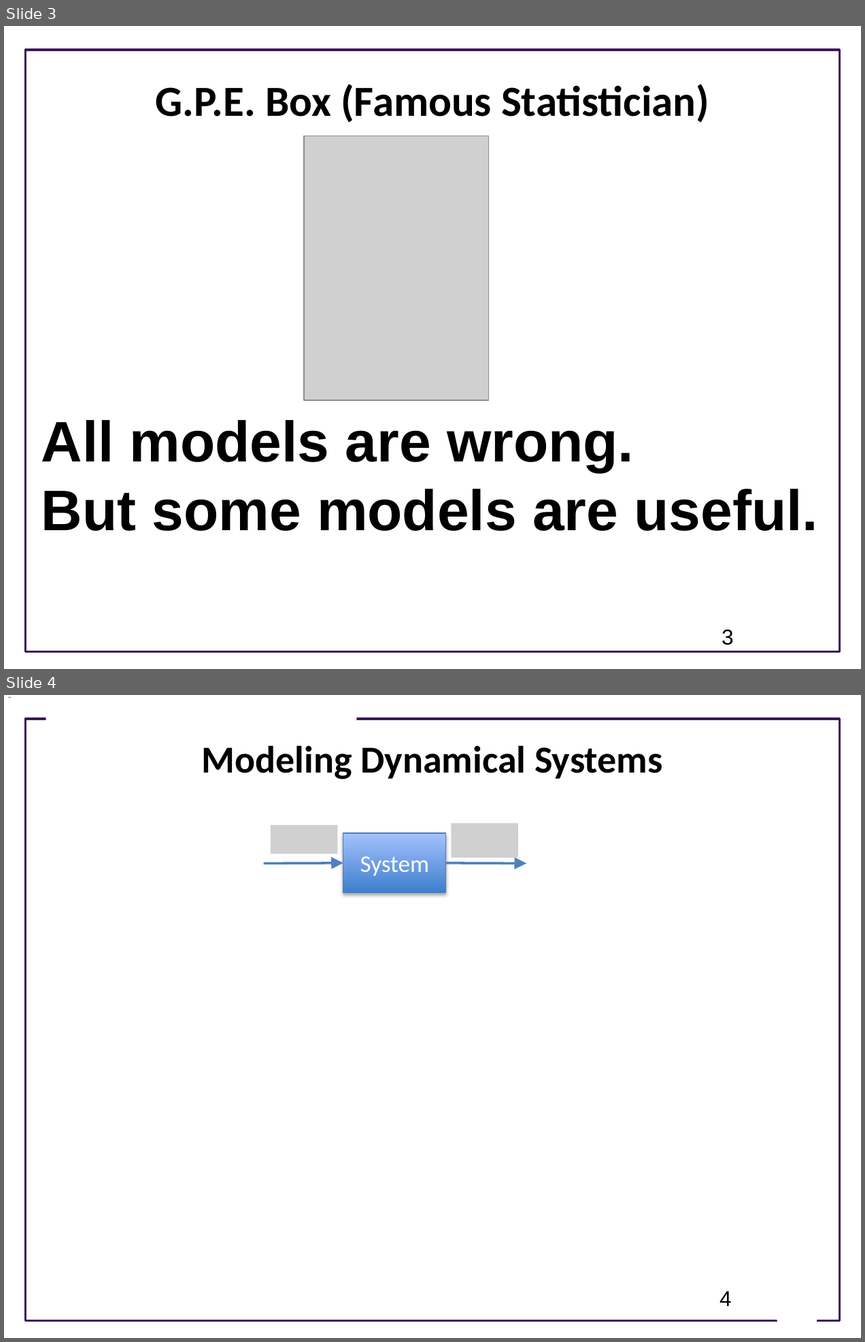
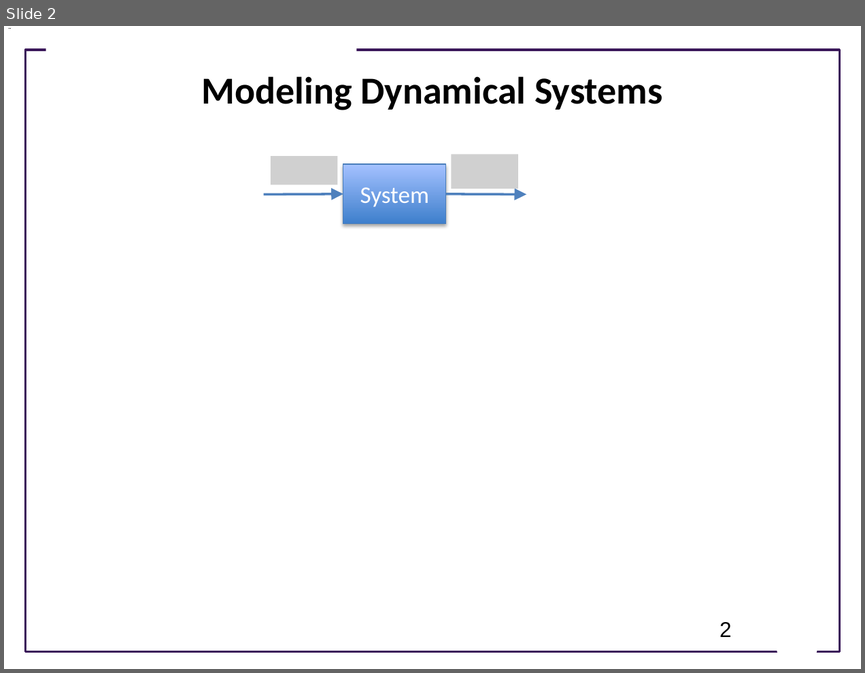
Before and after one commit to joseph-hellerstein/advanced-controls-lectures, a slide deck: classes/winter_2023/lectures/lecture_11-system-identification/system_identification.pptx. Shown one above the other, each under a label of ours: slides 3 and 4 before the commit, slide 2 after it. The pictures are 865x1342 and 865x673 pixels, drawn with LibreOffice and Linux fonts; fonts in the diff are those of the drawing; grey boxes stand for pictures; background and template pictures are left out. Boxes give left, top, right and bottom in pixels: in the first picture for what was removed or moved away, otherwise in the second. Text is boxed around its words. In the diff, an @@ line names an element or a change of style, - is before the commit and + after.

```diff
--- a/classes/winter_2023/lectures/lecture_11-system-identification/system_identification.pptx
+++ b/classes/winter_2023/lectures/lecture_11-system-identification/system_identification.pptx
@@ slide 3 removed at box(4, 26, 861, 669), background #FFFFFF; not listed: 1 template element that a slide beside it also shows @@
@@ title removed at box(155, 84, 709, 123) @@
-G.P.E. Box (Famous Statistician)
@@ picture removed at box(304, 135, 488, 399) @@
@@ text removed at box(41, 420, 817, 531) @@
-All models are wrong.
-But some models are useful.
@@ page number removed at box(721, 629, 734, 645) @@
-3
@@ what was slide 4 is now slide 2 @@
@@ page number at box(719, 622, 732, 637): text changed @@
-4
+2
```
Also in this commit, not shown: 2 slides changed, 13 slides added, 1 other slide removed, 2 other files.
